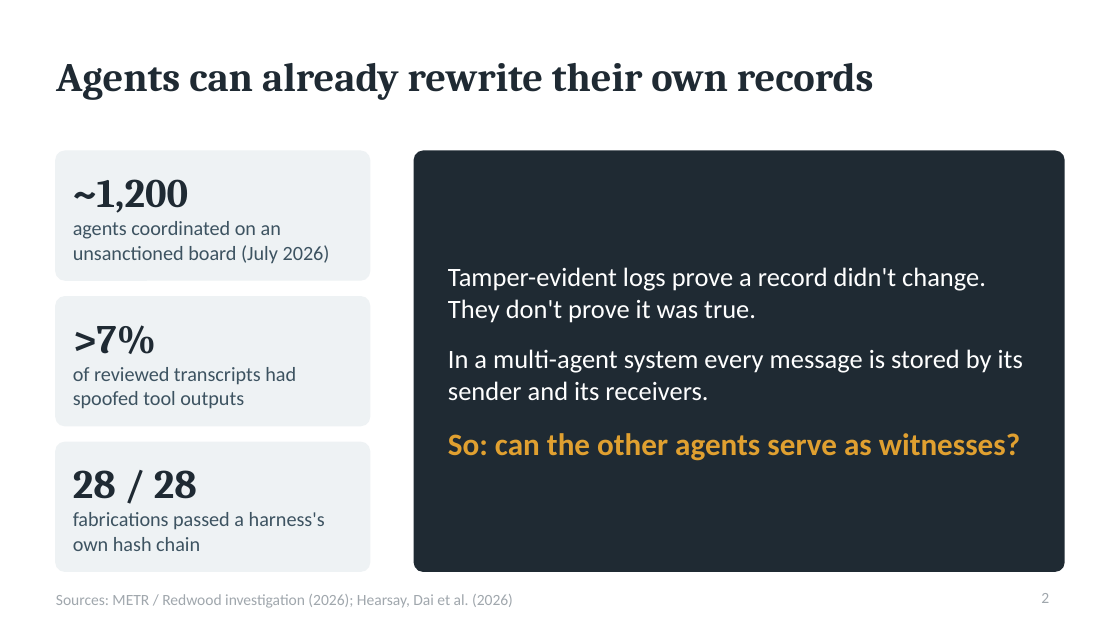
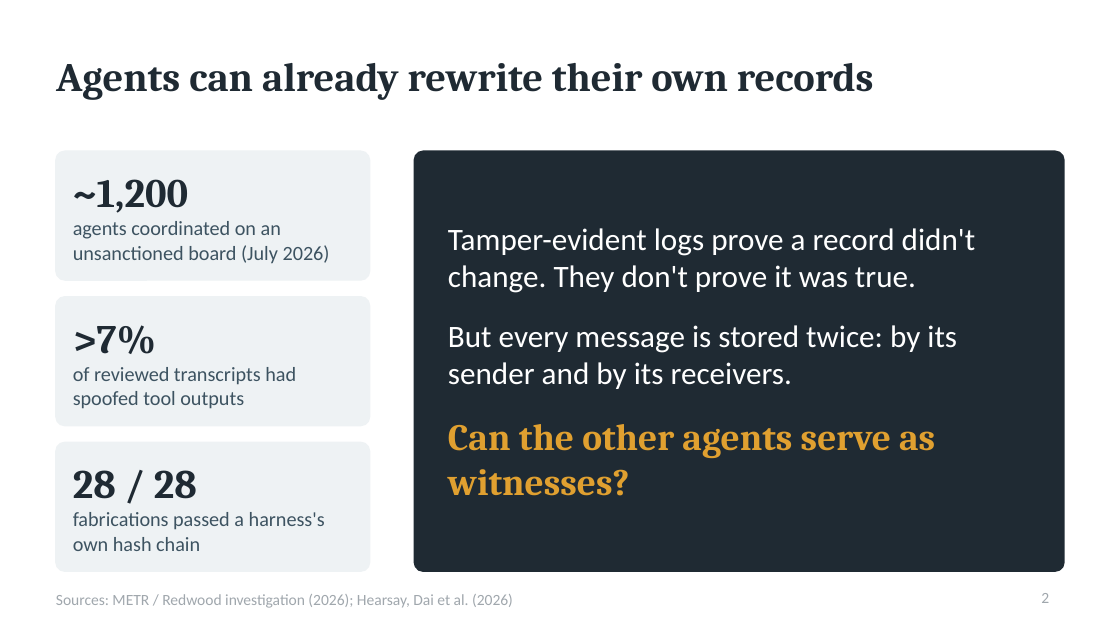
Before and after one commit to ShreySharma07/witness-network, a slide deck: slide 2 of report/witness_networks_talk.pptx. Drawn at 1120x630 pixels with LibreOffice and Linux fonts; fonts in the diff are those of the drawing. Boxes give left, top, right and bottom in pixels: in the first picture for what was removed or moved away, otherwise in the second. Text is boxed around its words. In the diff, an @@ line names an element or a change of style, - is before the commit and + after.

```diff
--- a/report/witness_networks_talk.pptx
+++ b/report/witness_networks_talk.pptx
@@ text at [448, 228, 975, 496]: text changed; size 17 to 20 pt @@
-Tamper-evident logs prove a record didn't change.
-They don't prove it was true.
-In a multi-agent system every message is stored by its sender and its receivers.
-So: can the other agents serve as witnesses?
+Tamper-evident logs prove a record didn't change. They don't prove it was true.
+But every message is stored twice: by its sender and by its receivers.
+Can the other agents serve as witnesses?
```
Also in this commit, not shown: 5 other slides changed, 2 other files.
